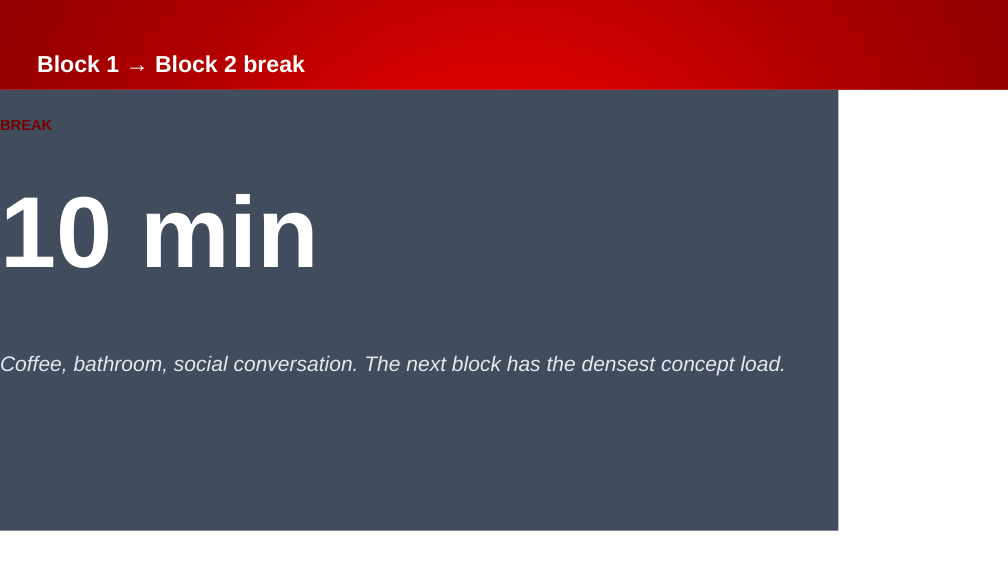
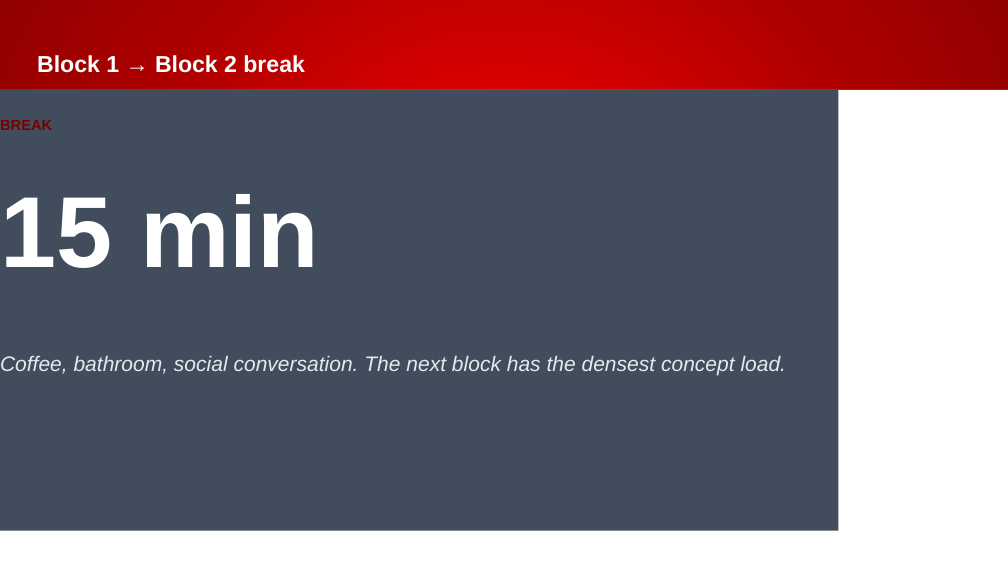
Before and after one commit to Beckhoff-USA-Community/Procedural_To_SOLID, a slide deck: slide 30 of presentation/NEM2026_workshop.pptx (slide 23 before the commit). Drawn at 1008x567 pixels with LibreOffice and Linux fonts; fonts in the diff are those of the drawing; background and template pictures are left out. Boxes give left, top, right and bottom in pixels: in the first picture for what was removed or moved away, otherwise in the second. Text is boxed around its words. In the diff, an @@ line names an element or a change of style, - is before the commit and + after.

```diff
--- a/presentation/NEM2026_workshop.pptx
+++ b/presentation/NEM2026_workshop.pptx
@@ text at (x1=0, y1=194, x2=319, y2=268): text changed @@
-10 min
+15 min
```
Also in this commit, not shown: 21 other slides changed, 15 slides added, 1 slide removed.
